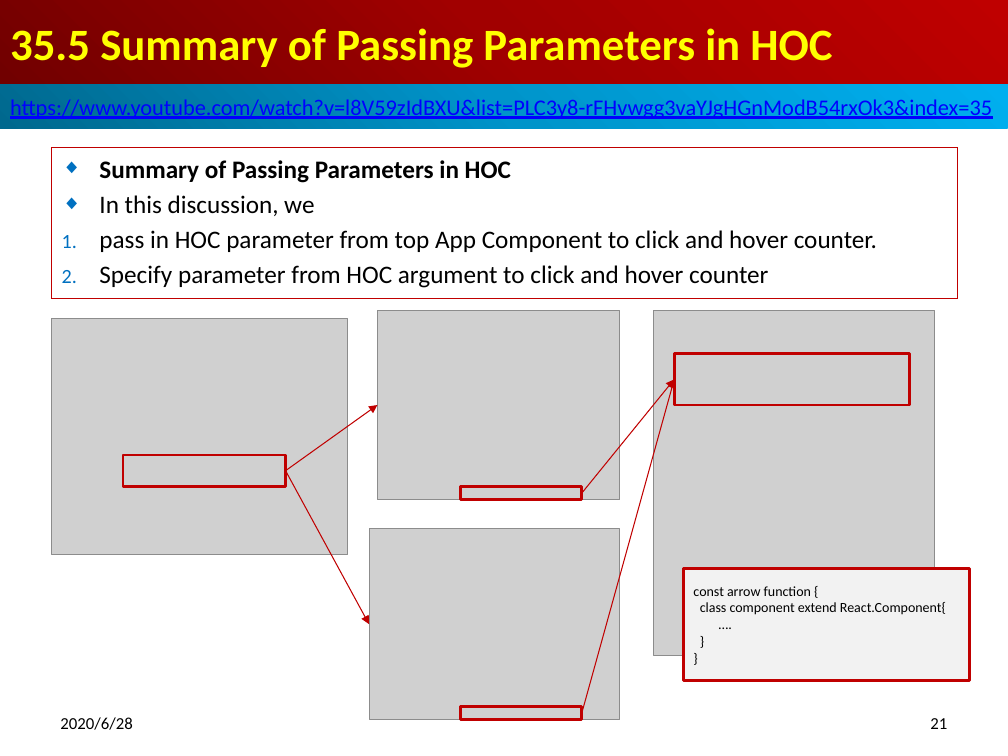
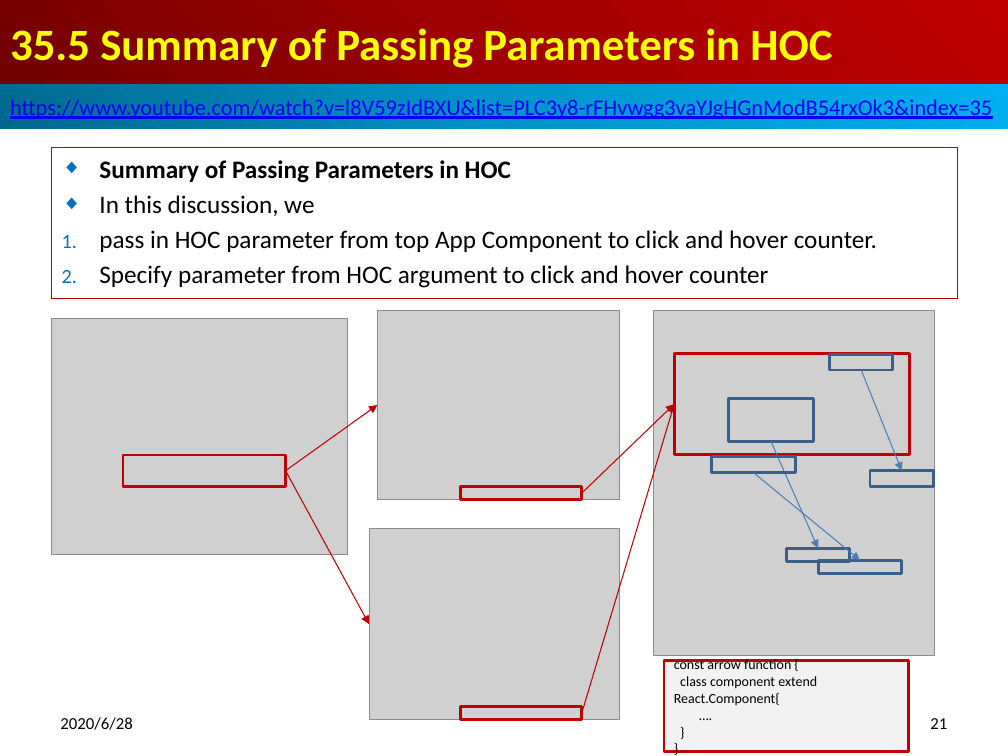
Before and after one commit to peterhchen/800-React-Hook, a slide deck: slide 21 of 35_HOC3.pptx. Drawn at 1008x756 pixels with LibreOffice and Linux fonts; fonts in the diff are those of the drawing; grey boxes stand for pictures. Boxes give left, top, right and bottom in pixels: in the first picture for what was removed or moved away, otherwise in the second. Text is boxed around its words. In the diff, an @@ line names an element or a change of style, - is before the commit and + after.

```diff
--- a/35_HOC3.pptx
+++ b/35_HOC3.pptx
@@ rectangle: place and size @@
-rectangle at [674, 354, 910, 405]
+rectangle at [674, 354, 910, 455]
@@ rectangle added at [830, 354, 893, 370], outline #3A5F8C 2 pt @@
@@ arrow added from (861, 370) to (902, 471), #4B7EBC 0.75 pt @@
@@ arrow moved from (582, 713) - (674, 379) to (582, 713) - (674, 404) @@
@@ arrow moved from (582, 493) - (674, 379) to (582, 493) - (674, 404) @@
@@ rectangle added at [729, 398, 813, 442], outline #3A5F8C 2 pt @@
@@ arrow added from (771, 442) to (818, 548), #4B7EBC 0.75 pt @@
@@ rectangle added at [712, 457, 795, 473], outline #3A5F8C 2 pt @@
@@ arrow added from (754, 473) to (860, 560), #4B7EBC 0.75 pt @@
@@ rectangle added at [870, 471, 933, 487], outline #3A5F8C 2 pt @@
@@ rectangle added at [786, 548, 850, 561], outline #3A5F8C 2 pt @@
@@ rectangle added at [818, 560, 902, 574], outline #3A5F8C 2 pt @@
@@ rectangle "const arrow function {": place and size @@
-rectangle "const arrow function {" at [683, 569, 969, 680]
+rectangle "const arrow function {" at [664, 661, 909, 752]
```
Also in this commit, not shown: 4 other slides changed.
